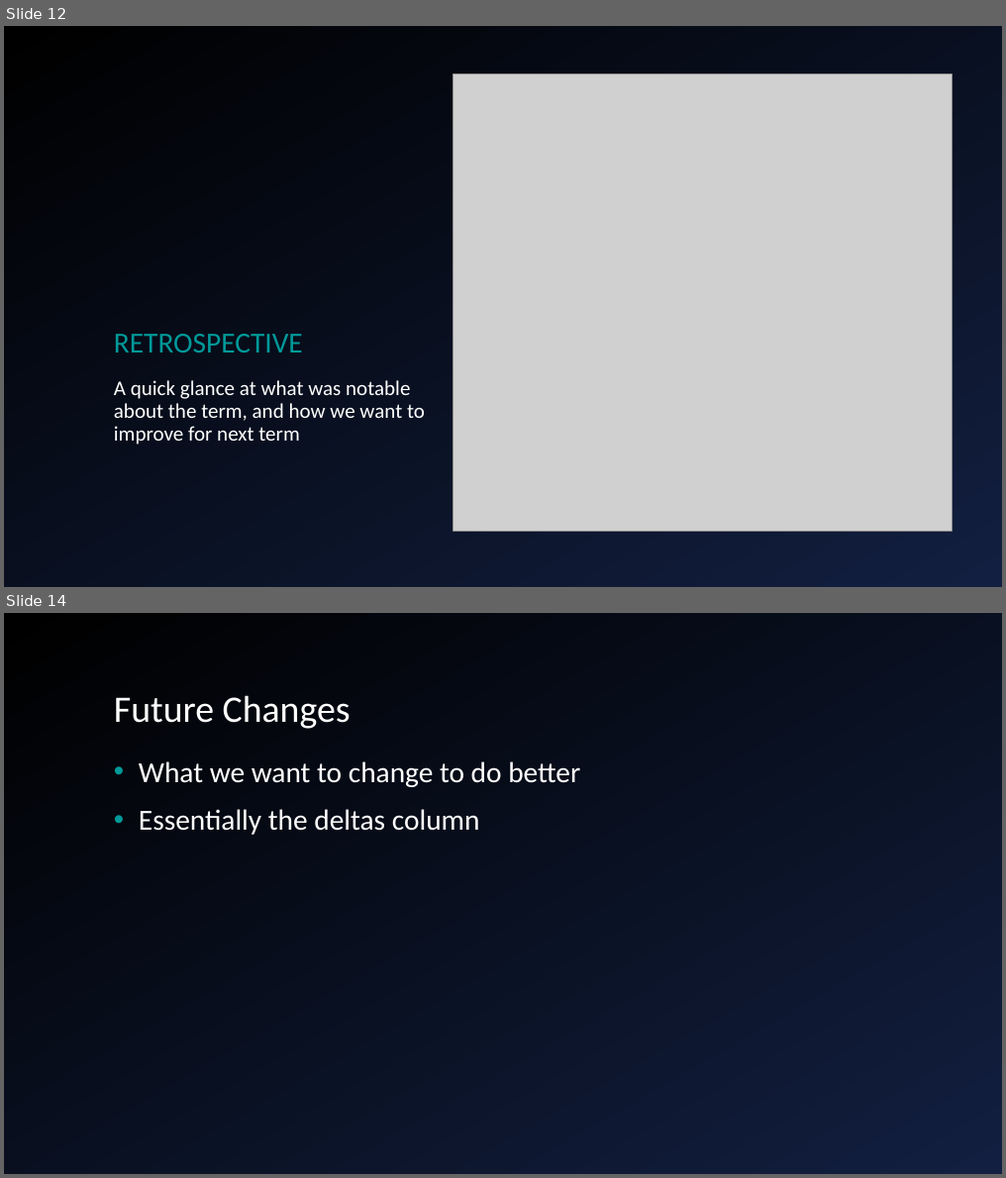
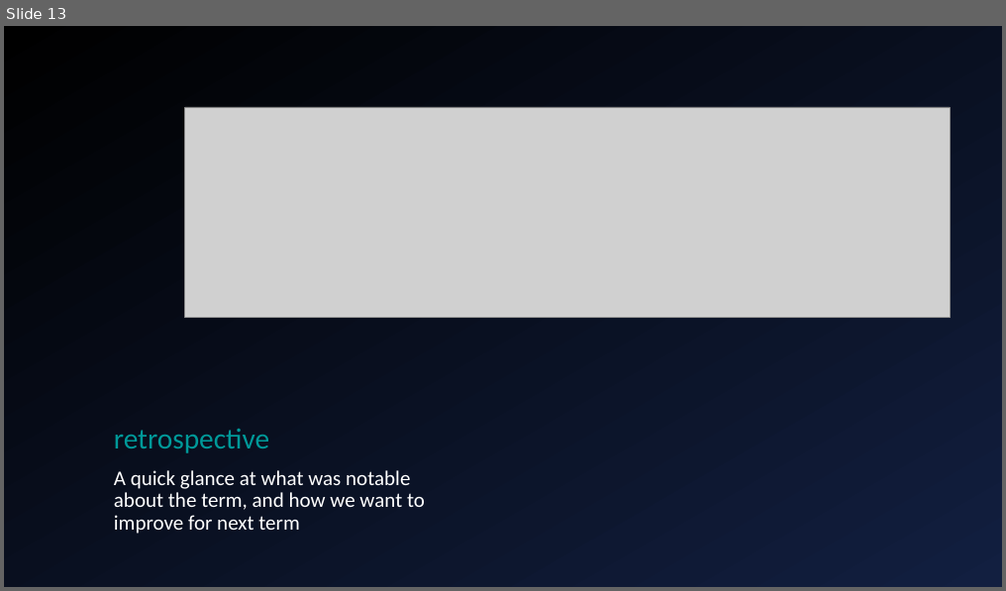
Before and after one commit to giacoppd/Security-For-Robotics, a slide deck: docs/progress_report/progress_report.ppt. Shown one above the other, each under a label of ours: slides 12 and 14 before the commit, slide 13 after it; the slides between them are not shown. The pictures are 1006x1178 and 1006x591 pixels, drawn with LibreOffice and Linux fonts; fonts in the diff are those of the drawing; grey boxes stand for pictures; background and template pictures are left out. Boxes give left, top, right and bottom in pixels: in the first picture for what was removed or moved away, otherwise in the second. Text is boxed around its words. In the diff, an @@ line names an element or a change of style, - is before the commit and + after.

```diff
--- a/docs/progress_report/progress_report.ppt
+++ b/docs/progress_report/progress_report.ppt
@@ slide 14 removed at (x1=4, y1=613, x2=1002, y2=1174), background gradient #000000 to #121F40 @@
@@ title removed at (x1=114, y1=695, x2=350, y2=729) @@
-Future Changes
@@ text removed at (x1=139, y1=761, x2=580, y2=835) @@
-• What we want to change to do better
-• Essentially the deltas column
@@ what was slide 12 is now slide 13 @@
@@ slide 13 changed as well @@
@@ background gradient #000000 to #121F40 to gradient #121F40 to #000000 @@
@@ picture removed at (x1=453, y1=74, x2=951, y2=531) @@
@@ picture added at (x1=184, y1=107, x2=949, y2=317) @@
@@ title at (x1=114, y1=429, x2=269, y2=454): text changed @@
-RETROSPECTIVE
+retrospective
@@ text "A quick glance at what ..." moved from (x1=114, y1=380, x2=425, y2=445) to (x1=114, y1=471, x2=425, y2=534) @@
```
Also in this commit, not shown: 11 other slides changed, 5 slides added, 2 other slides removed.
